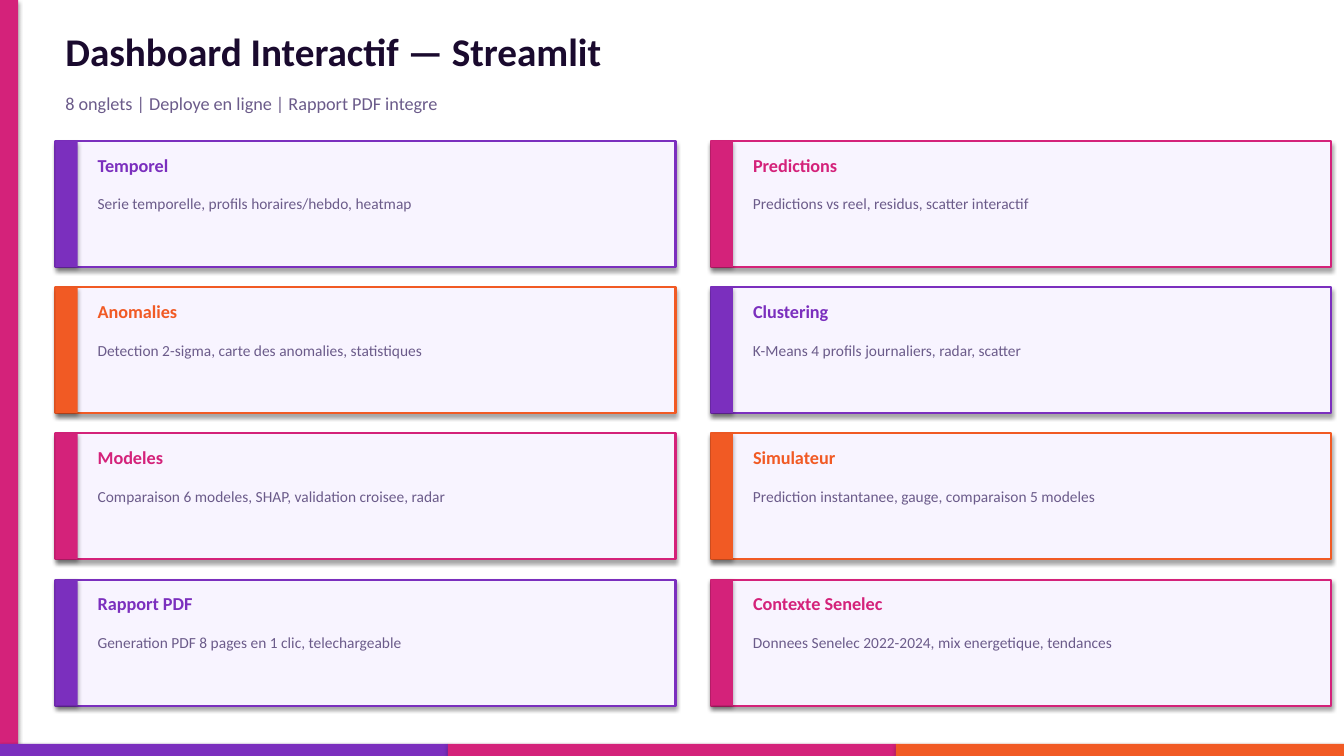
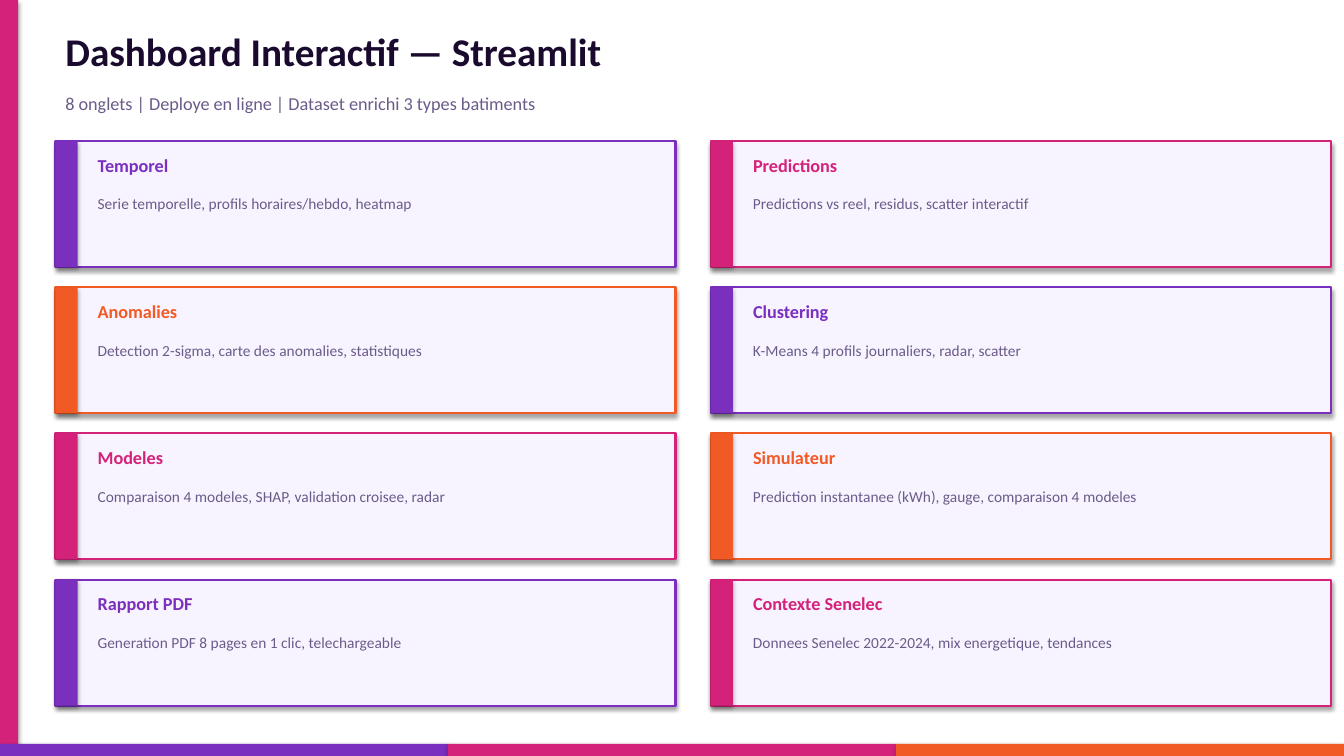
Before and after one commit to awa-creator/dashboard-energie-groupe6, a slide deck: slide 9 of Presentation_Groupe6_Prediction_Energetique.pptx. Drawn at 1344x756 pixels with LibreOffice and Linux fonts; fonts in the diff are those of the drawing. Boxes give left, top, right and bottom in pixels: in the first picture for what was removed or moved away, otherwise in the second. Text is boxed around its words. In the diff, an @@ line names an element or a change of style, - is before the commit and + after.

```diff
--- a/Presentation_Groupe6_Prediction_Energetique.pptx
+++ b/Presentation_Groupe6_Prediction_Energetique.pptx
@@ text at (x1=65, y1=97, x2=535, y2=113): text changed @@
-8 onglets | Deploye en ligne | Rapport PDF integre
+8 onglets | Deploye en ligne | Dataset enrichi 3 types batiments
@@ text at (x1=98, y1=491, x2=445, y2=505): text changed @@
-Comparaison 6 modeles, SHAP, validation croisee, radar
+Comparaison 4 modeles, SHAP, validation croisee, radar
@@ text at (x1=753, y1=491, x2=1136, y2=505): text changed @@
-Prediction instantanee, gauge, comparaison 5 modeles
+Prediction instantanee (kWh), gauge, comparaison 4 modeles
```
Also in this commit, not shown: 9 other slides changed, 2 other files.
